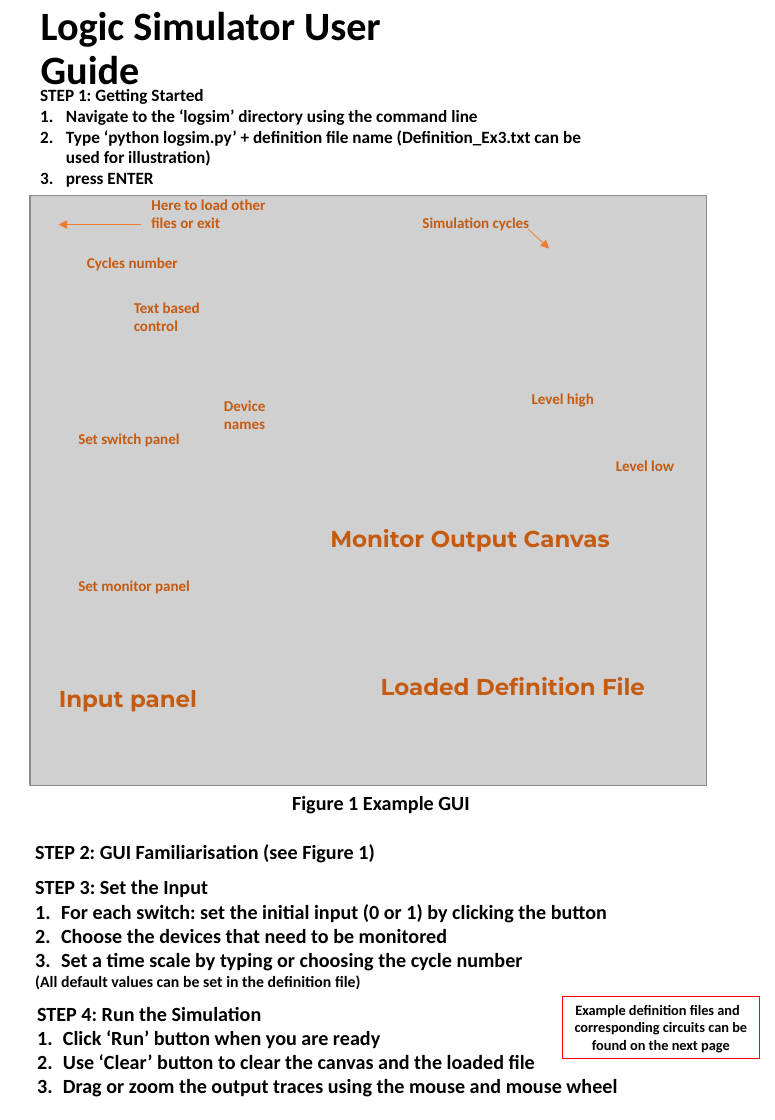
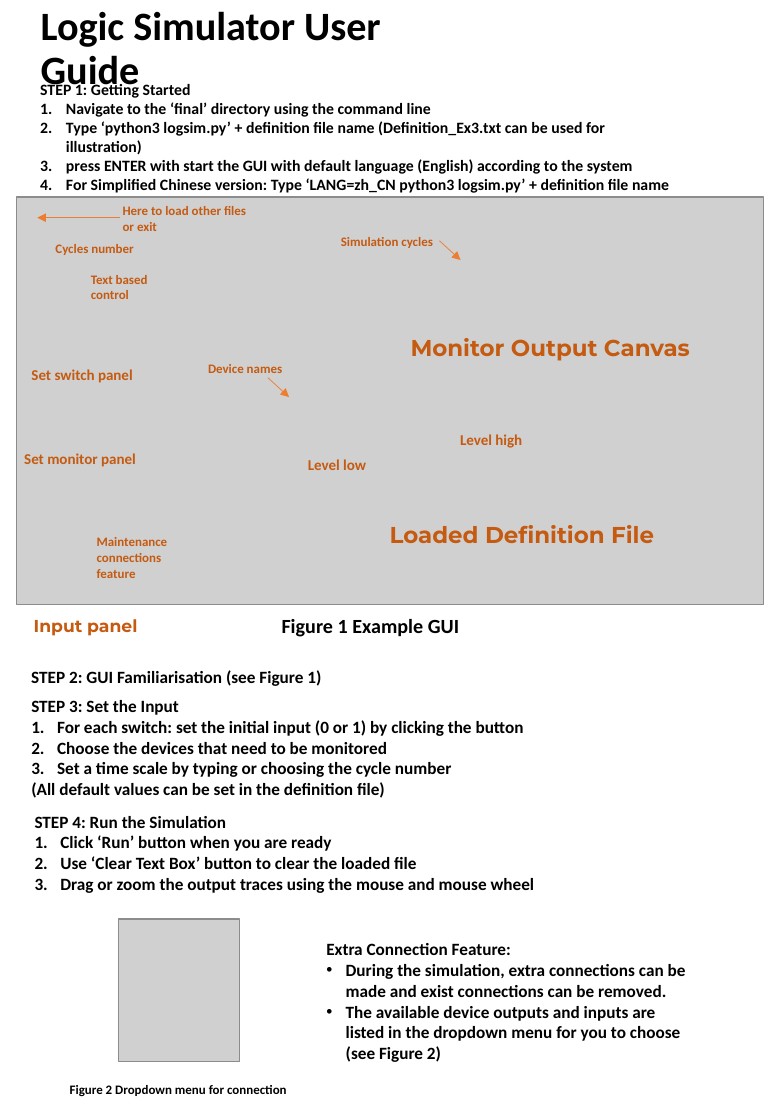
Before and after one commit to XiaoLuoLYG/GF2_Software, a slide deck: slide 1 of Definition_file_exmple.pptx. Drawn at 775x1120 pixels with LibreOffice and Linux fonts; fonts in the diff are those of the drawing; grey boxes stand for pictures. Boxes give left, top, right and bottom in pixels: in the first picture for what was removed or moved away, otherwise in the second. Text is boxed around its words. In the diff, an @@ line names an element or a change of style, - is before the commit and + after.

```diff
--- a/Definition_file_exmple.pptx
+++ b/Definition_file_exmple.pptx
@@ text at (40, 82, 191, 98): size 12 to 11 pt in "STEP 1: Getting Started" @@
@@ text at (66, 102, 669, 193): text changed; size 12 to 11 pt @@
-1. Navigate to the ‘logsim’ directory using the command line
-2. Type ‘python logsim.py’ + definition file name (Definition_Ex3.txt can be used for illustration)
-3. press ENTER
+1. Navigate to the ‘final’ directory using the command line
+2. Type ‘python3 logsim.py’ + definition file name (Definition_Ex3.txt can be used for illustration)
+3. press ENTER with start the GUI with default language (English) according to the system
+4. For Simplified Chinese version: Type ‘LANG=zh_CN python3 logsim.py’ + definition file name
@@ picture: place and size @@
-picture at (30, 195, 707, 785)
+picture at (17, 197, 763, 604)
@@ text "Here to load other files ...": place and size @@
-text "Here to load other files ..." at (151, 199, 265, 228)
+text "Here to load other files ..." at (123, 206, 246, 231)
@@ arrow moved from (142, 224) - (59, 224) to (120, 218) - (37, 218) @@
@@ text "Cycles number": place and size @@
-text "Cycles number" at (87, 257, 178, 271)
+text "Cycles number" at (55, 244, 133, 255)
@@ size 10.5 to 9 pt in 5 elements at (123, 206, 246, 231), (55, 244, 133, 255), (208, 364, 282, 373), (91, 275, 148, 299), (341, 237, 433, 248) @@
@@ text "Simulation cycles": place and size @@
-text "Simulation cycles" at (422, 217, 530, 231)
+text "Simulation cycles" at (341, 237, 433, 248)
@@ text "Text based": place and size @@
-text "Text based" at (134, 302, 200, 331)
+text "Text based" at (91, 275, 148, 299)
@@ arrow moved from (528, 229) - (550, 248) to (439, 241) - (461, 260) @@
@@ text "Monitor Output Canvas": place and size @@
-text "Monitor Output Canvas" at (330, 529, 610, 552)
+text "Monitor Output Canvas" at (411, 338, 690, 361)
@@ text "Device names": place and size @@
-text "Device names" at (224, 400, 265, 429)
+text "Device names" at (208, 364, 282, 373)
@@ text "Set switch panel": place and size @@
-text "Set switch panel" at (78, 433, 180, 447)
+text "Set switch panel" at (31, 369, 133, 383)
@@ arrow added from (268, 377) to (289, 397), #ED7D31 0.5 pt @@
@@ text "Set monitor panel": place and size @@
-text "Set monitor panel" at (78, 580, 190, 594)
+text "Set monitor panel" at (24, 453, 136, 467)
@@ text "Level high": place and size @@
-text "Level high" at (532, 393, 594, 407)
+text "Level high" at (460, 434, 522, 448)
@@ text "Level low": place and size @@
-text "Level low" at (616, 460, 674, 471)
+text "Level low" at (308, 459, 366, 470)
@@ text added at (97, 537, 168, 578), 9 pt, text #C55A11, bold @@
+Maintenance connections
+feature
@@ text "Loaded Definition File": place and size @@
-text "Loaded Definition File" at (381, 677, 645, 695)
+text "Loaded Definition File" at (390, 525, 654, 543)
@@ text "Input panel": place and size @@
-text "Input panel" at (59, 690, 197, 712)
+text "Input panel" at (34, 619, 137, 636)
@@ text "Input panel" at (34, 619, 137, 636): size 16 to 12 pt @@
@@ text "Figure 1 Example GUI": place and size @@
-text "Figure 1 Example GUI" at (292, 796, 469, 814)
+text "Figure 1 Example GUI" at (282, 619, 459, 637)
@@ text "STEP 2: GUI Familiarisation (see ...": place and size @@
-text "STEP 2: GUI Familiarisation (see ..." at (35, 844, 374, 863)
+text "STEP 2: GUI Familiarisation (see ..." at (31, 670, 321, 686)
@@ text "STEP 2: GUI Familiarisation (see ..." at (31, 670, 321, 686): size 14 to 12 pt @@
@@ text "STEP 3: Set the Input": place and size @@
-text "STEP 3: Set the Input" at (35, 880, 607, 989)
+text "STEP 3: Set the Input" at (31, 700, 524, 798)
@@ text "STEP 3: Set the Input" at (31, 700, 524, 798): size 14 to 12 pt in "STEP 3: Set the Input", "For each switch: set the initial input ...", "Choose the devices that need to be ...", "Set a time scale by typing or ..."; size 11 to 12 pt in "(All default values can be set in ..." @@
@@ text "STEP 4: Run the Simulation": place and size @@
-text "STEP 4: Run the Simulation" at (37, 1007, 617, 1097)
+text "STEP 4: Run the Simulation" at (35, 816, 535, 893)
@@ text at (35, 816, 535, 893): size 14 to 12 pt in "STEP 4: Run the Simulation", "Click ‘Run’ button when you are ready", "Drag or zoom the output traces using ..." @@
@@ text at (60, 856, 416, 869): text changed; size 14 to 12 pt @@
-2. Use ‘Clear’ button to clear the canvas and the loaded file
+2. Use ‘Clear Text Box’ button to clear the loaded file
@@ picture added at (119, 919, 240, 1061) @@
@@ text added at (326, 943, 686, 1062), 12 pt, text #000000, bold @@
+Extra Connection Feature:
+• During the simulation, extra connections can be made and exist connections can be removed.
+• The available device outputs and inputs are listed in the dropdown menu for you to choose
+(see Figure 2)
@@ rectangle removed at (562, 995, 760, 1058) @@
-Example definition files and
-corresponding circuits can be found on the next page
@@ text added at (70, 1085, 287, 1096), 9 pt, text #000000, bold @@
+Figure 2 Dropdown menu for connection
```
Also in this commit, not shown: 10 other files.
